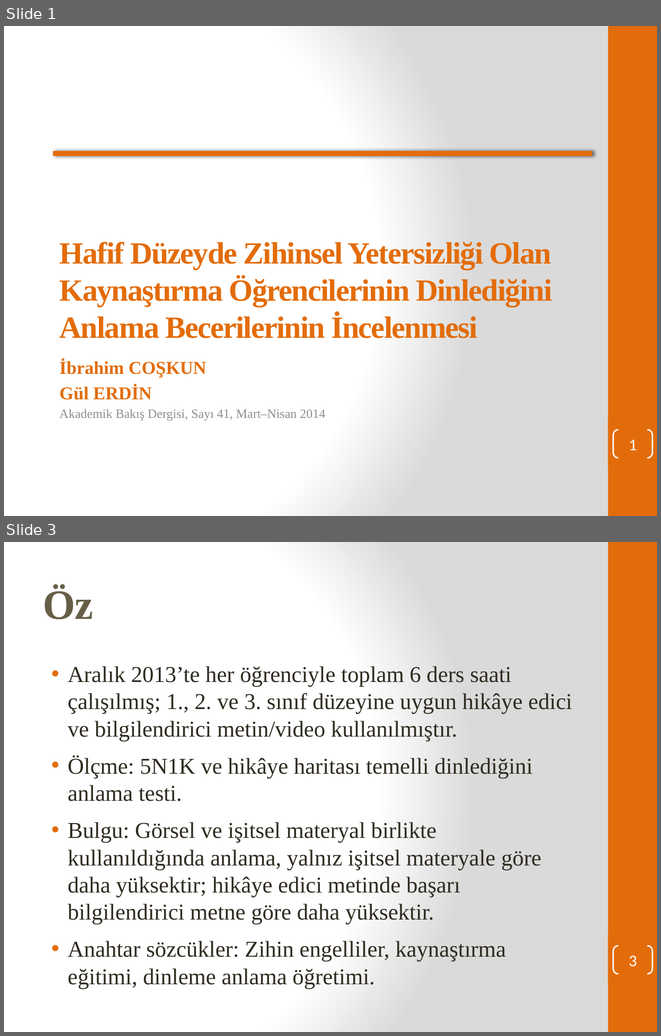
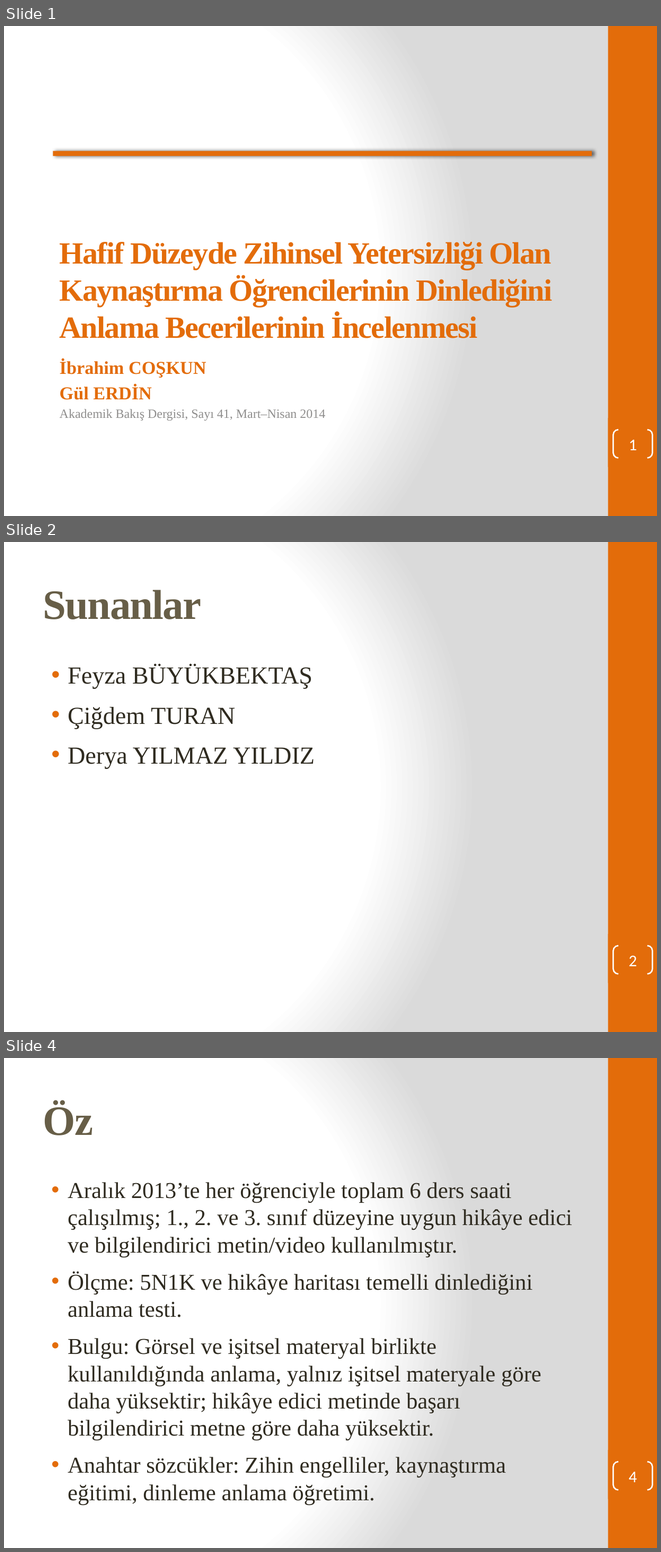
Before and after one commit to edipsahin20-tech/sahinerp, a slide deck: Makale1_Dinledigini_Anlama_Ozet.pptx. Shown one above the other, each under a label of ours: slides 1 and 3 before the commit, slides 1, 2 and 4 after it; the slides between them are not shown. The pictures are 661x1036 and 661x1552 pixels, drawn with LibreOffice and Linux fonts; fonts in the diff are those of the drawing. Boxes give left, top, right and bottom in pixels: in the first picture for what was removed or moved away, otherwise in the second. Text is boxed around its words. In the diff, an @@ line names an element or a change of style, - is before the commit and + after.

```diff
--- a/Makale1_Dinledigini_Anlama_Ozet.pptx
+++ b/Makale1_Dinledigini_Anlama_Ozet.pptx
@@ slide 2 added at [4, 542, 657, 1032], background gradient #FFFFFF to #DADADA; not listed: 2 template elements that a slide beside it also shows @@
@@ title added at [43, 590, 201, 619], 46 pt, text #675E47, bold @@
+Sunanlar
@@ text added at [68, 665, 315, 768], 27 pt, text #2F2B20 @@
+• Feyza BÜYÜKBEKTAŞ
+• Çiğdem TURAN
+• Derya YILMAZ YILDIZ
@@ page number added at [613, 945, 652, 973], outline #FFFFFF 1.5 pt, 18 pt, text #FFFFFF @@
+2
@@ what was slide 3 is now slide 4 @@
@@ page number at [629, 1471, 637, 1482]: text changed @@
-3
+4
```
Also in this commit, not shown: 1 slide changed.
